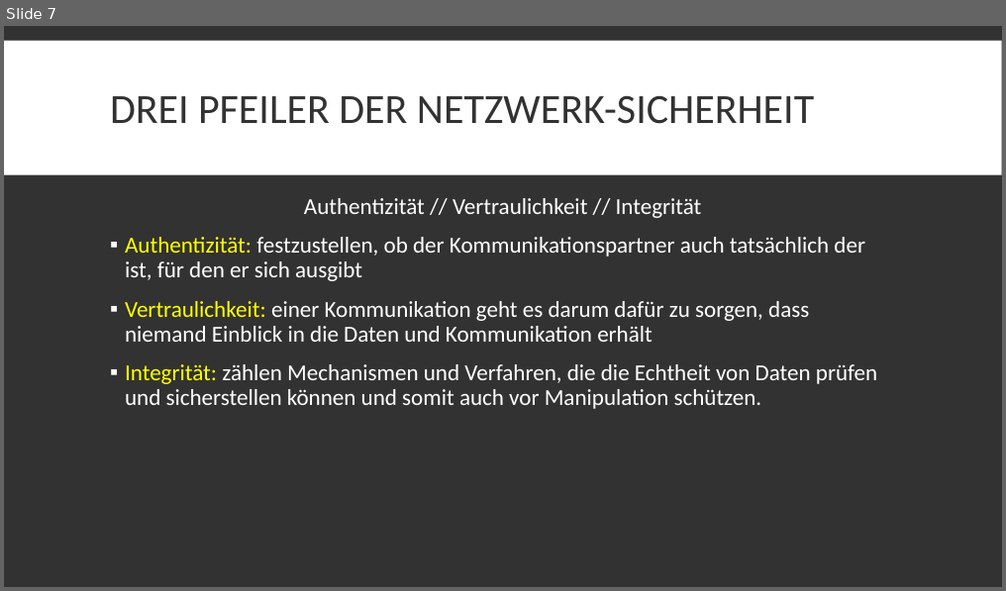
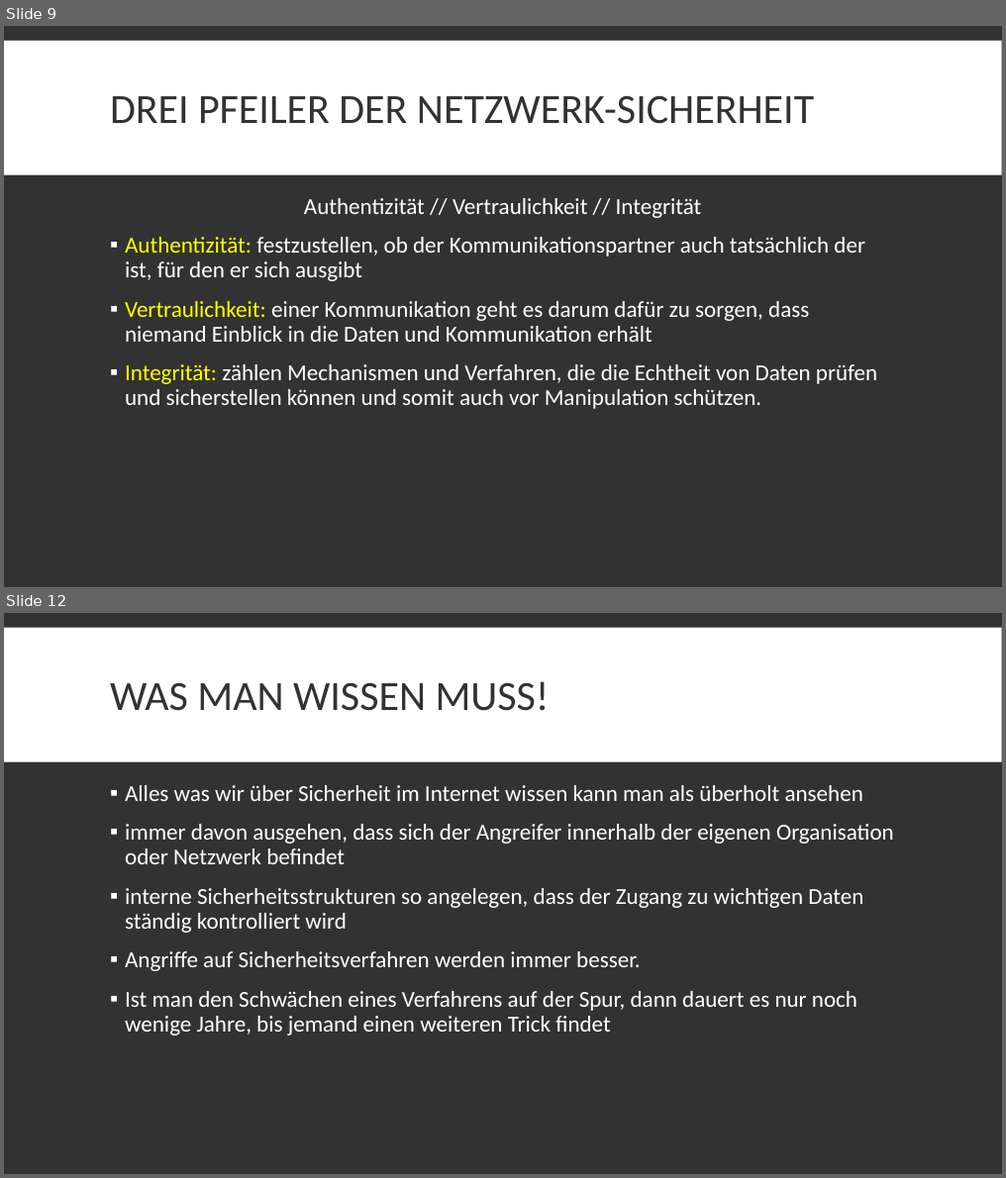
Before and after one commit to DerM0narch/TA_ITECH, a slide deck: Datenschutz_Netzwerksicherheit.pptx. Shown one above the other, each under a label of ours: slide 7 before the commit, slides 9 and 12 after it; the slides between them are not shown. The pictures are 1006x591 and 1006x1178 pixels, drawn with LibreOffice and Linux fonts; fonts in the diff are those of the drawing. Boxes give left, top, right and bottom in pixels: in the first picture for what was removed or moved away, otherwise in the second. Text is boxed around its words. In the diff, an @@ line names an element or a change of style, - is before the commit and + after.

```diff
--- a/Datenschutz_Netzwerksicherheit.pptx
+++ b/Datenschutz_Netzwerksicherheit.pptx
@@ slide 12 added at <box>4,613,1002,1174</box>, background #323232; not listed: 1 template element that a slide beside it also shows @@
@@ title added at <box>110,681,549,711</box>, 40 pt, text #323232 @@
+WAS MAN WISSEN MUSS!
@@ text added at <box>125,785,894,1036</box>, 22 pt, text #FFFFFF @@
+▪ Alles was wir über Sicherheit im Internet wissen kann man als überholt ansehen
+▪ immer davon ausgehen, dass sich der Angreifer innerhalb der eigenen Organisation oder Netzwerk befindet
+▪ interne Sicherheitsstrukturen so angelegen, dass der Zugang zu wichtigen Daten ständig kontrolliert wird
+▪ Angriffe auf Sicherheitsverfahren werden immer besser.
+▪ Ist man den Schwächen eines Verfahrens auf der Spur, dann dauert es nur noch wenige Jahre, bis jemand einen weiteren Trick findet
@@ what was slide 7 is now slide 9 @@
```
Also in this commit, not shown: 3 slides changed, 6 other slides added, 1 other file.
